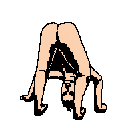
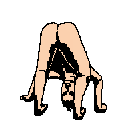
Before/after of a 128 x 128 layered artwork. What changed in the layer stack:
painted on "Layer 2" over (54, 71, 63, 76)
